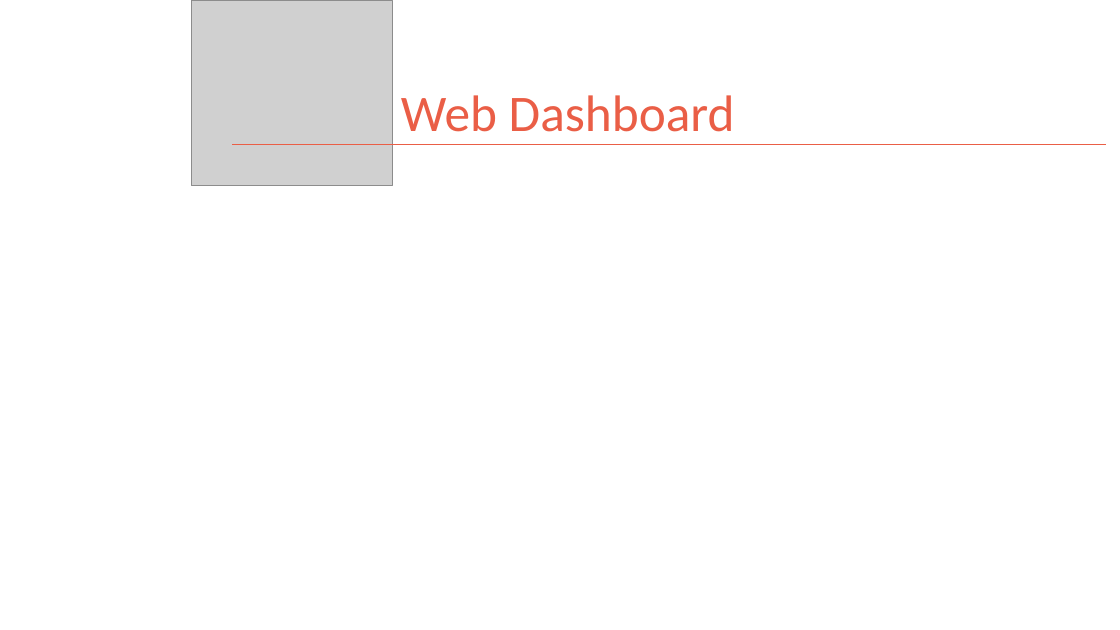
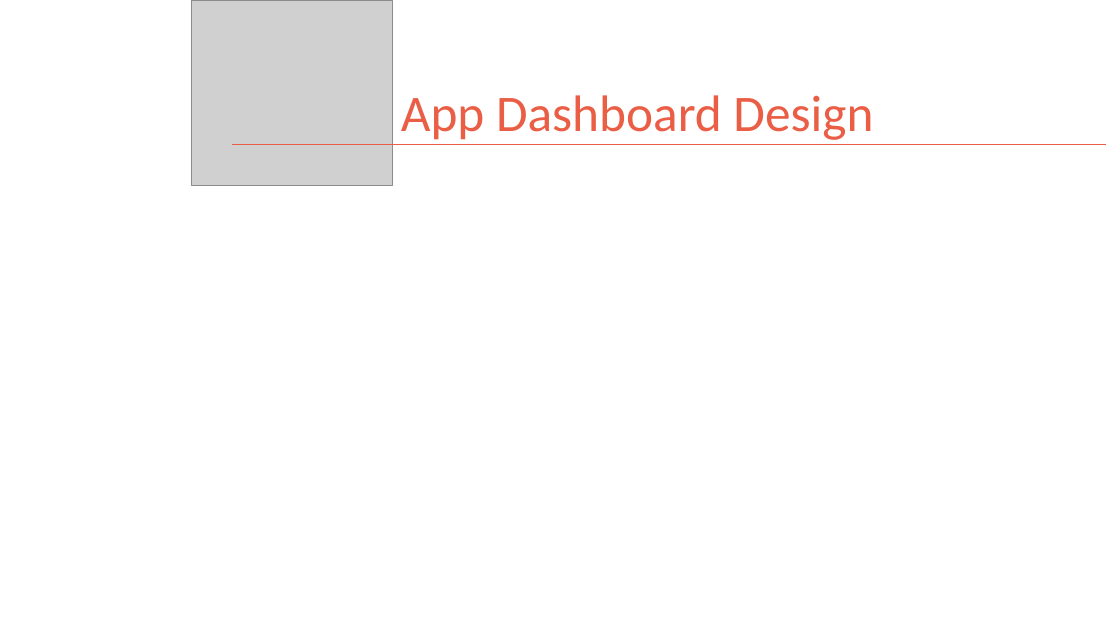
Before and after one commit to kman4/Airbnb_analysis_NYC, a slide deck: slide 13 of Airbnb NYC Analysis Presentation Deck.pptx (slide 12 before the commit). Drawn at 1120x630 pixels with LibreOffice and Linux fonts; fonts in the diff are those of the drawing; grey boxes stand for pictures. Boxes give left, top, right and bottom in pixels: in the first picture for what was removed or moved away, otherwise in the second. Text is boxed around its words. In the diff, an @@ line names an element or a change of style, - is before the commit and + after.

```diff
--- a/Airbnb NYC Analysis Presentation Deck.pptx
+++ b/Airbnb NYC Analysis Presentation Deck.pptx
@@ title at (x1=401, y1=95, x2=873, y2=140): text changed @@
-Web Dashboard
+App Dashboard Design
```
Also in this commit, not shown: 2 other slides changed, 3 slides added, 1 slide removed.
